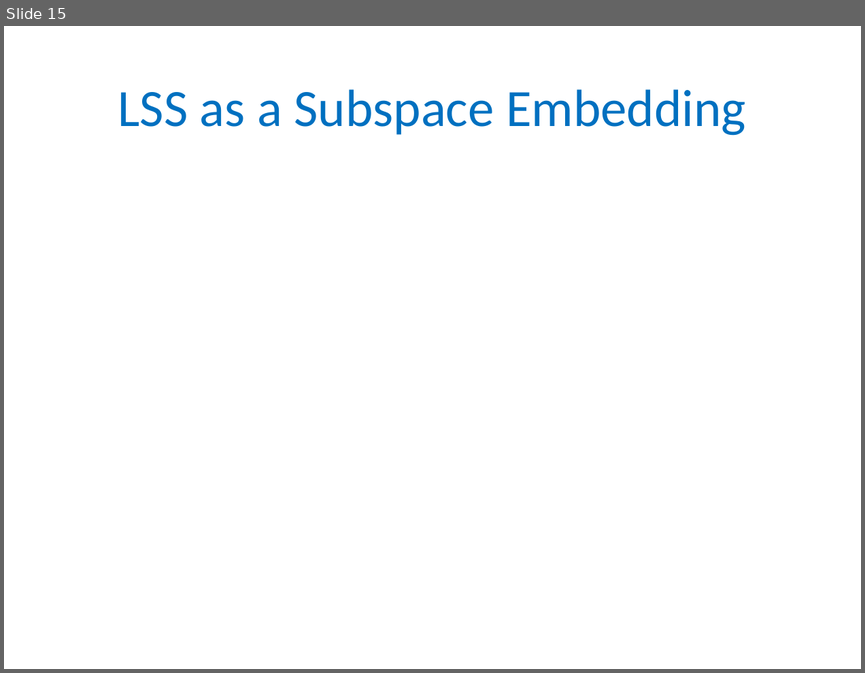
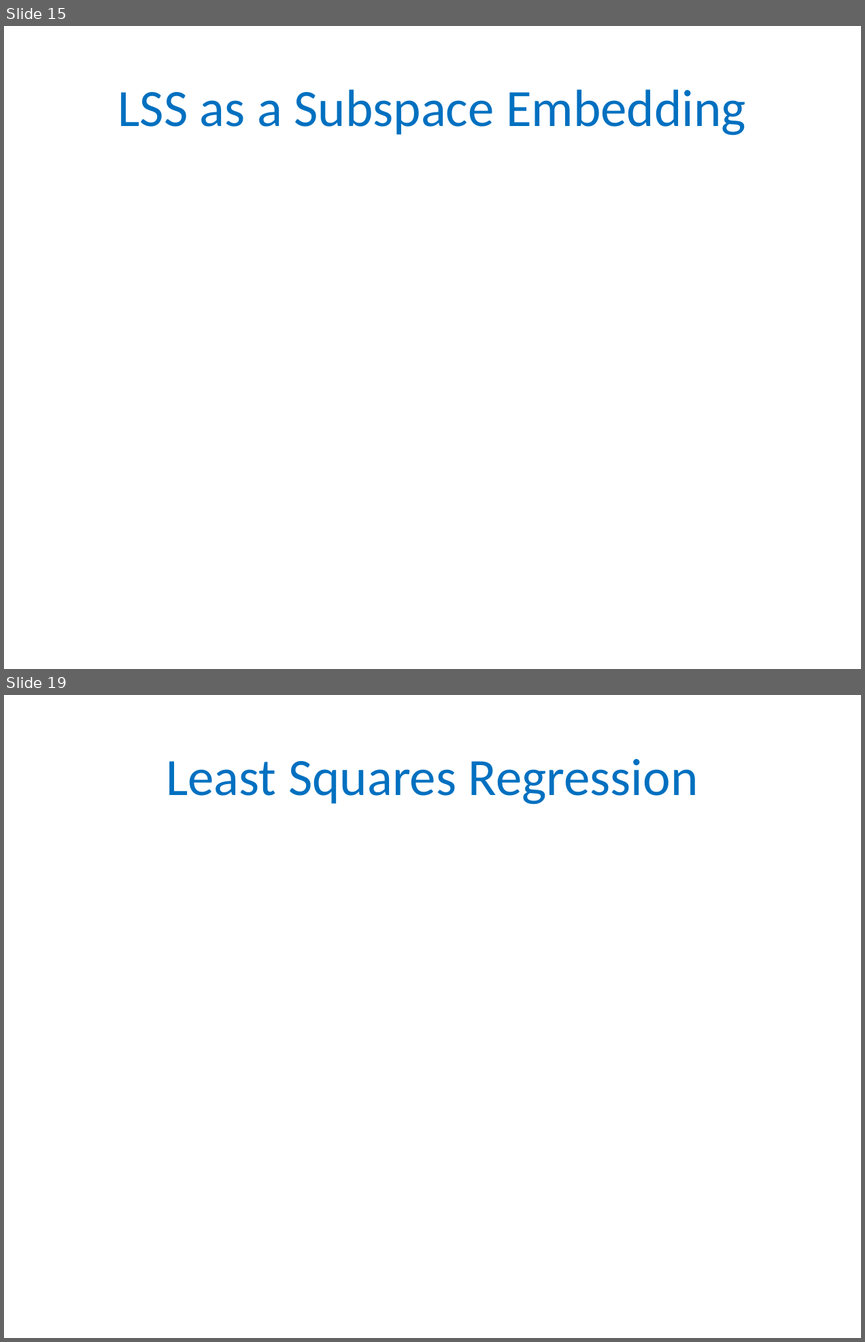
Before and after one commit to gyaroslavtsev/gyaroslavtsev.github.io, a slide deck: big-data/lecture07.pptx. Shown one above the other, each under a label of ours: slide 15 before the commit, slides 15 and 19 after it; the slides between them are not shown. The pictures are 865x673 and 865x1342 pixels, drawn with LibreOffice and Linux fonts; fonts in the diff are those of the drawing; grey boxes stand for pictures. Boxes give left, top, right and bottom in pixels: in the first picture for what was removed or moved away, otherwise in the second. Text is boxed around its words. In the diff, an @@ line names an element or a change of style, - is before the commit and + after.

```diff
--- a/big-data/lecture07.pptx
+++ b/big-data/lecture07.pptx
@@ slide 19 added at box(4, 695, 861, 1338), background #FFFFFF @@
@@ title added at box(166, 759, 698, 804), 44 pt, text #0070C0 @@
+Least Squares Regression
```
Also in this commit, not shown: 6 other slides added, 3 other files.
